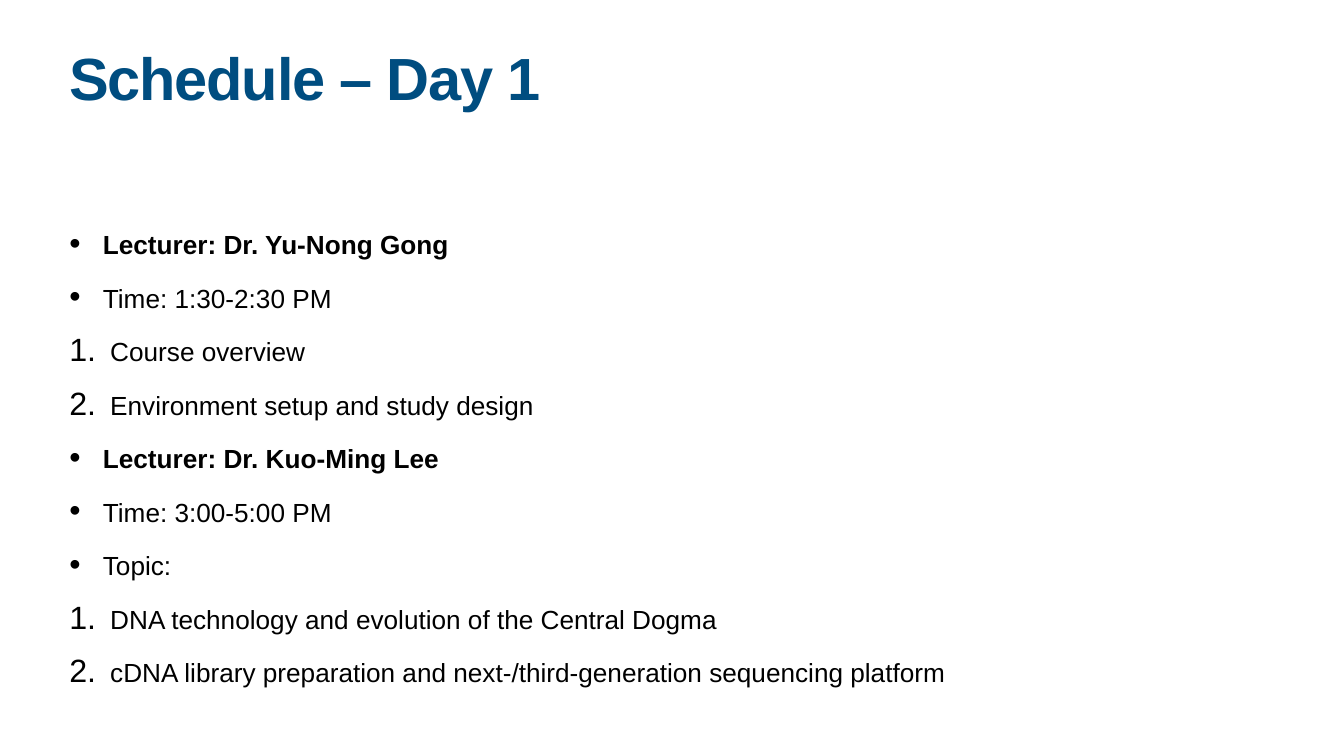
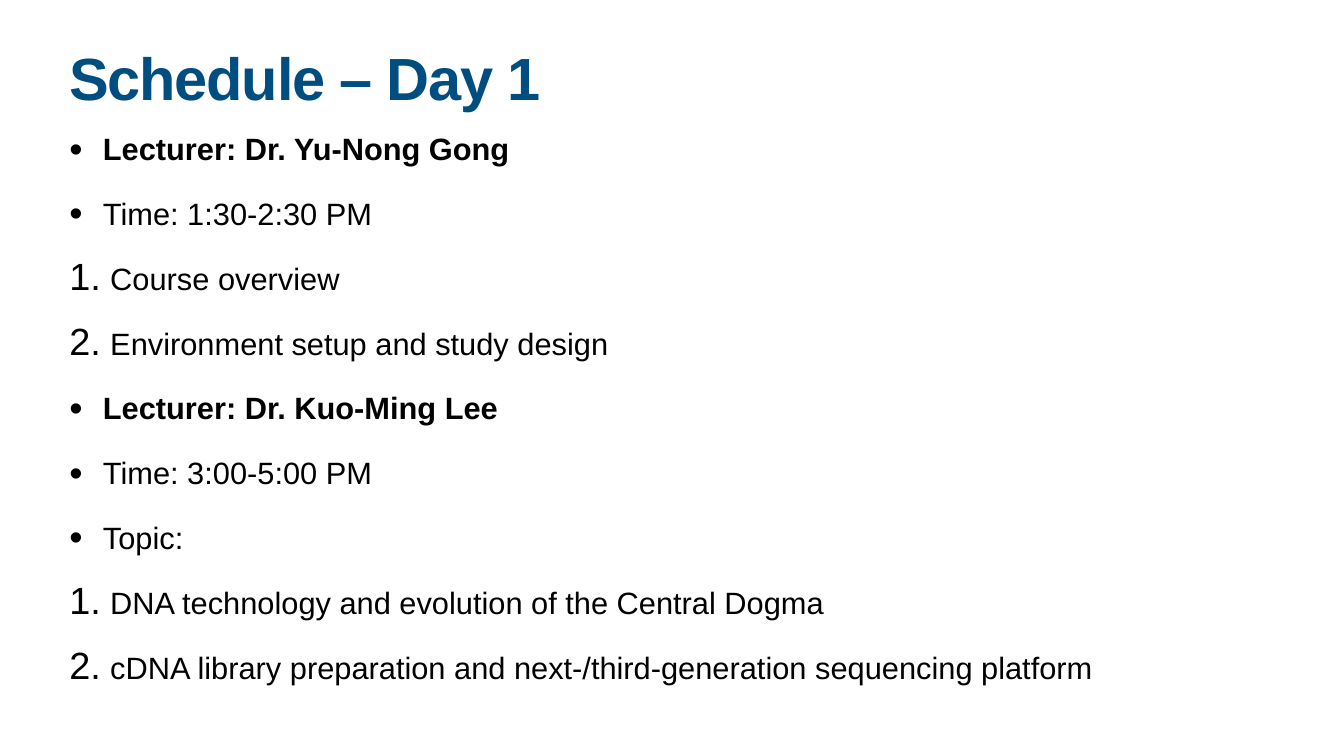
Before and after one commit to yngong/2024-UWARN-TW-Workshop, a slide deck: slide 6 of day1/20240425_Intro.pptx. Drawn at 1344x756 pixels with LibreOffice and Linux fonts; fonts in the diff are those of the drawing. Boxes give left, top, right and bottom in pixels: in the first picture for what was removed or moved away, otherwise in the second. Text is boxed around its words. In the diff, an @@ line names an element or a change of style, - is before the commit and + after.

```diff
--- a/day1/20240425_Intro.pptx
+++ b/day1/20240425_Intro.pptx
@@ text "Lecturer: Dr. Yu-Nong Gong": place and size @@
-text "Lecturer: Dr. Yu-Nong Gong" at box(103, 235, 944, 688)
+text "Lecturer: Dr. Yu-Nong Gong" at box(103, 138, 1092, 684)
@@ text "Lecturer: Dr. Yu-Nong Gong" at box(103, 138, 1092, 684): size 37.4 to 44 pt; line spacing 0.7 to 0.9 @@
```
Also in this commit, not shown: 2 other slides changed.
